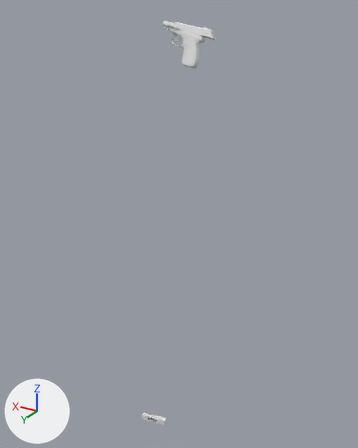
A saved change to the OBJ model Vertex_Animation_Compiler/Assets/Makarov_Pistol_Reload146.obj.
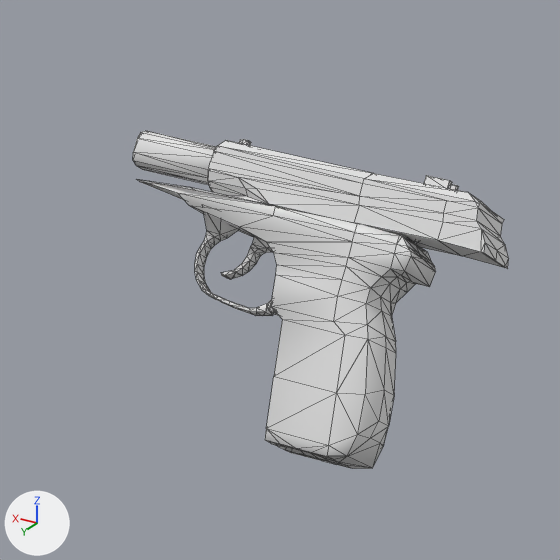
The first picture shows the older version from a camera (50 mm lens) standing at (-0.438, 1.274, 0.002) and looking at (0.323, 0.006, -0.631). The close-ups show both versions on the part from 40% to 62% of the width and 0% to 18% of the height of that picture; other places that the commit changed are outside them. Lighting does not change. The marker at lower left points along +X, +Y and +Z. The close-ups show mesh edges as thin lines. Where no turn or scale is listed for an object, it has been applied to the vertices.

Names of what the first close-up shows: 'Rest_of_the_gun_Sphere', 'Top_Slider_Sphere.001'.
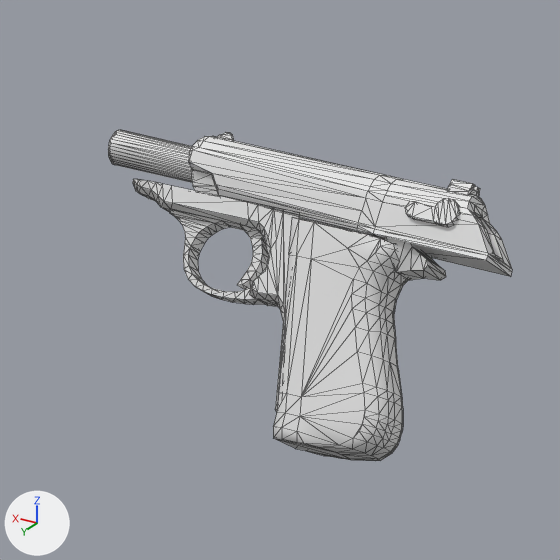
Location of each change, [x1, y1, x2, y2] in pixels of the close-ups (560 x 560 px):
'Rest_of_the_gun_Sphere', reshaped: before [133, 131, 436, 469]; after [108, 130, 407, 461]
'Top_Slider_Sphere.001', reshaped (7% wider, 11% taller): before [208, 139, 509, 269]; after [189, 132, 512, 277]
'Rest_of_the_gun_Sphere.001', added: after [133, 179, 446, 412]
part 1 of me_rest_of_the_gun_sphere, rebuilt (55% narrower, 16% shorter): before [136, 179, 436, 469]; after [273, 217, 407, 461]
part 2 of me_rest_of_the_gun_sphere, rebuilt: before [133, 131, 216, 185]; after [108, 130, 192, 182]
part 3 of me_rest_of_the_gun_sphere, added: after [170, 210, 264, 305]
part 4 of me_rest_of_the_gun_sphere, added: after [237, 226, 268, 289]
part 5 of me_rest_of_the_gun_sphere, deleted: before [221, 237, 273, 279]
part 7 of me_top_slider_sphere_001, rebuilt (7% wider, 9% taller): before [208, 140, 509, 269]; after [189, 136, 512, 277]
part 8 of me_top_slider_sphere_001, added: after [405, 198, 460, 227]
part 9 of me_top_slider_sphere_001, added: after [448, 179, 480, 197]
part 10 of me_top_slider_sphere_001, added: after [217, 132, 234, 141]
part 11 of me_top_slider_sphere_001, deleted: before [239, 139, 251, 145]
part 12 of me_top_slider_sphere_001, deleted: before [424, 175, 459, 190]

Patch to the scene script:
```diff
--- a/Vertex_Animation_Compiler/Assets/Makarov_Pistol_Reload146.obj.py
+++ b/Vertex_Animation_Compiler/Assets/Makarov_Pistol_Reload146.obj.py
@@ me_rest_of_the_gun_sphere @@
-me_rest_of_the_gun_sphere.from_pydata(...)  # 272 vertices, 525 faces; spans x 0.3105..0.4557, y -0.133..-0.0812, z -0.1591..-0.0255
+me_rest_of_the_gun_sphere.from_pydata(...)  # 446 vertices, 876 faces; spans x 0.3122..0.4699, y -0.1333..-0.0829, z -0.1554..-0.0254
+# me_rest_of_the_gun_sphere part 1: the loose piece of 212 vertices spanning x 0.3105..0.4553, y -0.1328..-0.0812, z -0.1591..-0.0452 is rebuilt with 198 vertices and now spans x 0.3122..0.3719, y -0.1333..-0.0829, z -0.1554..-0.0588
+# me_rest_of_the_gun_sphere part 2: the loose piece of 24 vertices spanning x 0.4069..0.4557, y -0.133..-0.1164, z -0.049..-0.0255 is rebuilt with 128 vertices and now spans x 0.4071..0.4699, y -0.1329..-0.1181, z -0.0496..-0.0254
+# me_rest_of_the_gun_sphere part 3: a new loose piece of 76 vertices spanning x 0.3845..0.4354, y -0.1238..-0.1062, z -0.0946..-0.0567
+# me_rest_of_the_gun_sphere part 4: a new loose piece of 44 vertices spanning x 0.3855..0.3999, y -0.1252..-0.1086, z -0.0887..-0.0569
+# me_rest_of_the_gun_sphere part 5: 36 vertices removed from x 0.3825..0.406, y -0.1202..-0.1092, z -0.0846..-0.0669
+# me_rest_of_the_gun_sphere part 6: the surface is now shaded flat
@@ me_top_slider_sphere_001 @@
-me_top_slider_sphere_001.from_pydata(...)  # 131 vertices, 237 faces; spans x 0.2775..0.4153, y -0.1379..-0.108, z -0.0779..-0.0286
+me_top_slider_sphere_001.from_pydata(...)  # 222 vertices, 428 faces; spans x 0.2759..0.4255, y -0.1382..-0.1079, z -0.0809..-0.026
+# me_top_slider_sphere_001 part 7: the loose piece of 76 vertices spanning x 0.2775..0.4153, y -0.1379..-0.108, z -0.0779..-0.0289 is rebuilt with 142 vertices and now spans x 0.2759..0.4255, y -0.1382..-0.1079, z -0.0809..-0.0274
+# me_top_slider_sphere_001 part 8: a new loose piece of 36 vertices spanning x 0.2919..0.3164, y -0.1167..-0.1094, z -0.0612..-0.0501
+# me_top_slider_sphere_001 part 9: a new loose piece of 24 vertices spanning x 0.2923..0.3033, y -0.1331..-0.1225, z -0.0523..-0.043
+# me_top_slider_sphere_001 part 10: a new loose piece of 20 vertices spanning x 0.4111..0.4193, y -0.1308..-0.1281, z -0.0302..-0.026
+# me_top_slider_sphere_001 part 11: the loose piece of 26 vertices spanning x 0.4026..0.4076, y -0.1301..-0.1258, z -0.0338..-0.0286 is deleted
+# me_top_slider_sphere_001 part 12: 29 vertices removed from x 0.3022..0.3145, y -0.1325..-0.1224, z -0.0496..-0.0416
@@ ob_rest_of_the_gun_sphere_001 @@
+ob_rest_of_the_gun_sphere_001 = bpy.data.objects.new('Rest_of_the_gun_Sphere.001', me_rest_of_the_gun_sphere_001)  # 166 vertices, 324 faces; spans x 0.304..0.456, y -0.133..-0.089, z -0.142..-0.045
+ob_rest_of_the_gun_sphere_001.location = (0.0, 0.0, 0.0)
```
